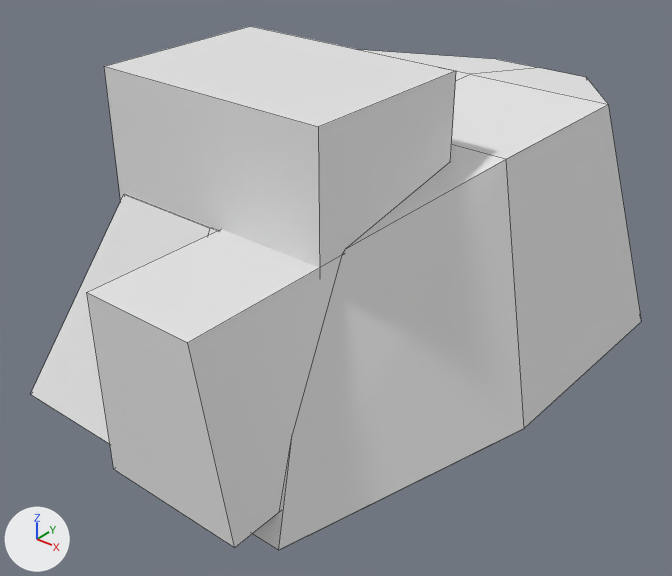
A saved change to the Blender file symetry.blend.
The view is the same before and after, from a 50 mm camera at (44.3, -29.9, 44.4) aimed at (0.4, 23.9, 5.2). Every picture has the same lights, and +X, +Y and +Z are marked at lower left. Mesh edges are drawn as thin lines.

Objects in the first picture: 'cube_4_front_window', 'cube_4_top_window', 'extern'.
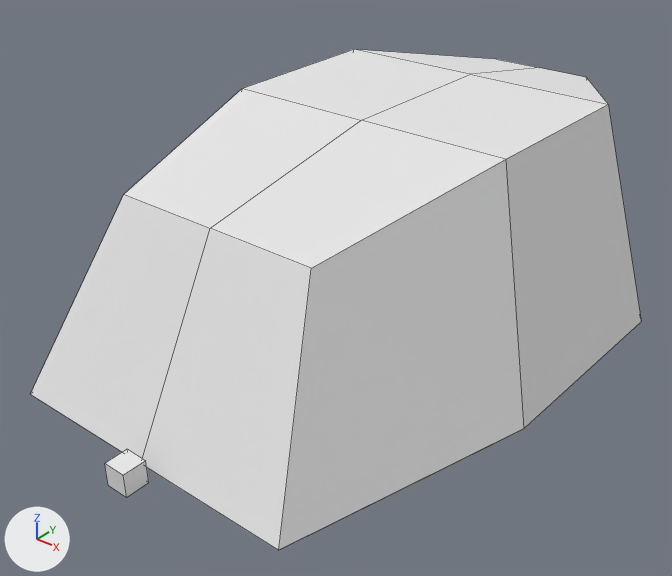
Boxes [x1, y1, x2, y2] around the edits, measured in the pictures (672 x 576 px):
```json
{"object": "extern", "change": "reshaped, modifiers changed", "before": [31, 50, 641, 550], "after": [31, 49, 641, 550]}
{"object": "cube_4_top_window", "change": "moved, rescaled", "before": [104, 26, 456, 268], "after": [105, 449, 149, 498]}
{"object": "cube_4_front_window", "change": "deleted", "before": [87, 229, 342, 548]}
```

Edits to the scene script, one JSON object a line:
```json
{"op": "remove", "block": "ob_cube_4_front_window", "code": ["ob_cube_4_front_window = bpy.data.objects.new('cube_4_front_window', me_cube_003)", "ob_cube_4_front_window.location = (0.0, 7.0, 9.0)", "ob_cube_4_front_window.scale = (10.0, 8.0, 7.0)"]}
{"op": "set", "path": "ob_cube_4_top_window.scale", "old": "(10.0, 7.5, 10.0)", "new": "(1.0, 1.0, 1.0)"}
{"op": "set", "path": "ob_cube_4_top_window.location", "old": "(0.0, 18.0, 15.49)", "new": "(1.0, 0.0, 1.0)"}
{"block": "ob_extern", "where": "_m = ob_extern.modifiers.new('top_glass', 'BOOLEAN')"}
{"op": "remove", "block": "ob_extern", "code": "_m.object = ob_cube_4_top_window"}
{"block": "ob_extern", "where": "_m = ob_extern.modifiers.new('front_glass', 'BOOLEAN')"}
{"op": "remove", "block": "ob_extern", "code": "_m.object = ob_cube_4_front_window"}
```
